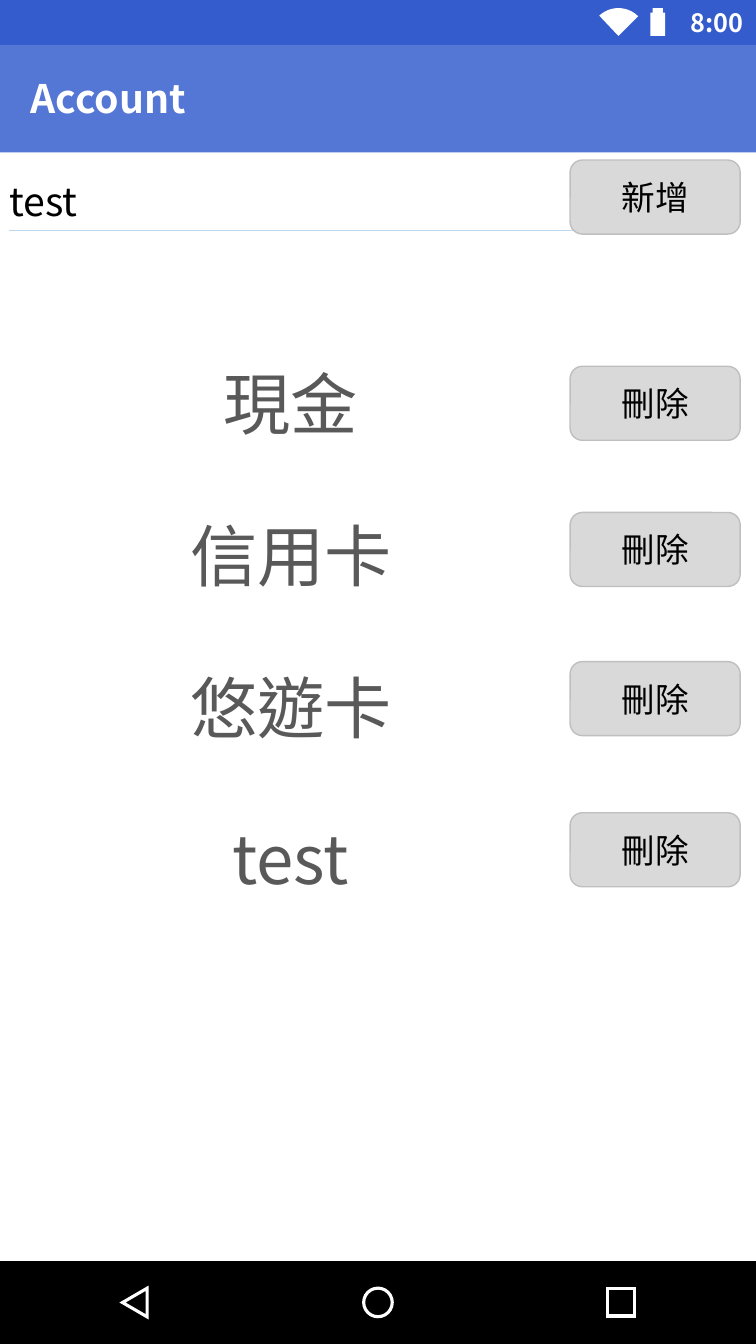
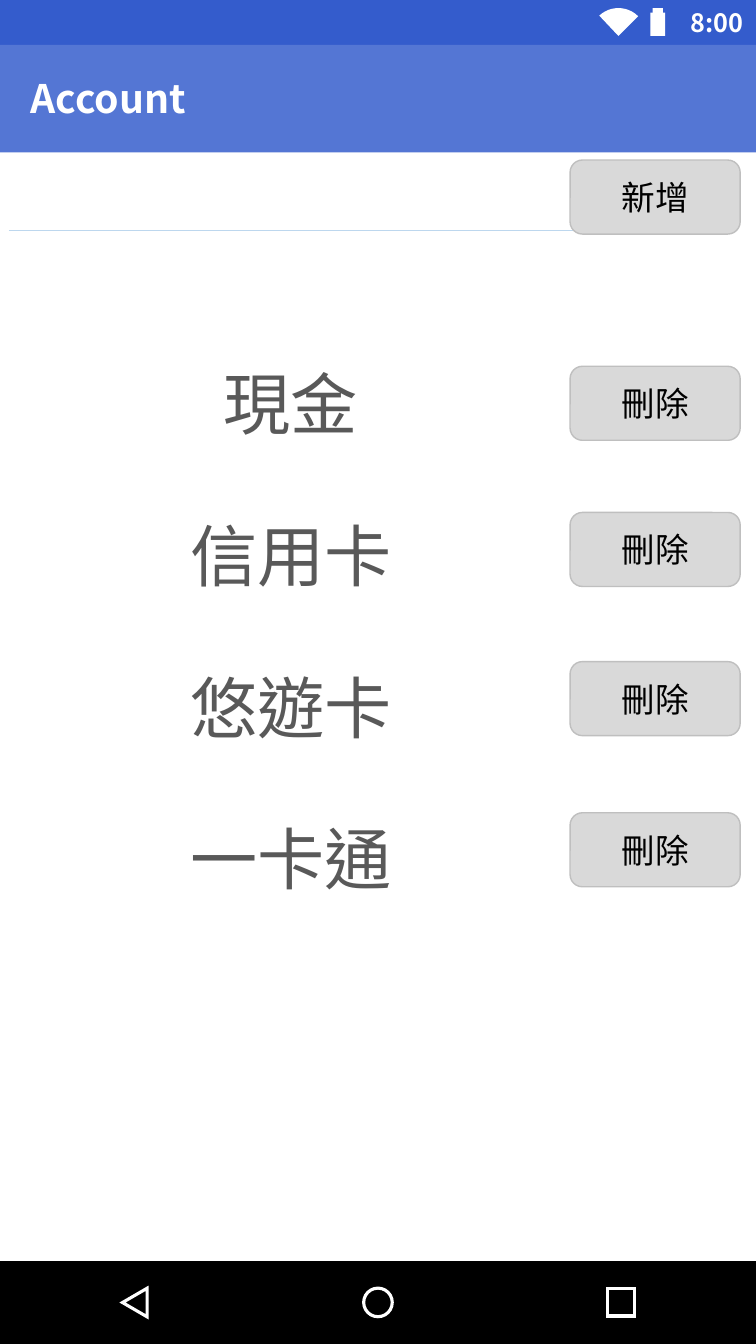
Before and after one commit to OctupusTea/OOAD, a slide deck: slide 5 of Final/影片動畫-孟瑾.pptx. Drawn at 756x1344 pixels with LibreOffice and Linux fonts; fonts in the diff are those of the drawing. Boxes give left, top, right and bottom in pixels: in the first picture for what was removed or moved away, otherwise in the second. Text is boxed around its words. In the diff, an @@ line names an element or a change of style, - is before the commit and + after.

```diff
--- a/Final/影片動畫-孟瑾.pptx
+++ b/Final/影片動畫-孟瑾.pptx
@@ text removed at (x1=10, y1=188, x2=78, y2=217) @@
-test
@@ text at (x1=190, y1=827, x2=392, y2=890): text changed @@
-test
+一卡通
```
Also in this commit, not shown: 5 other slides changed.
